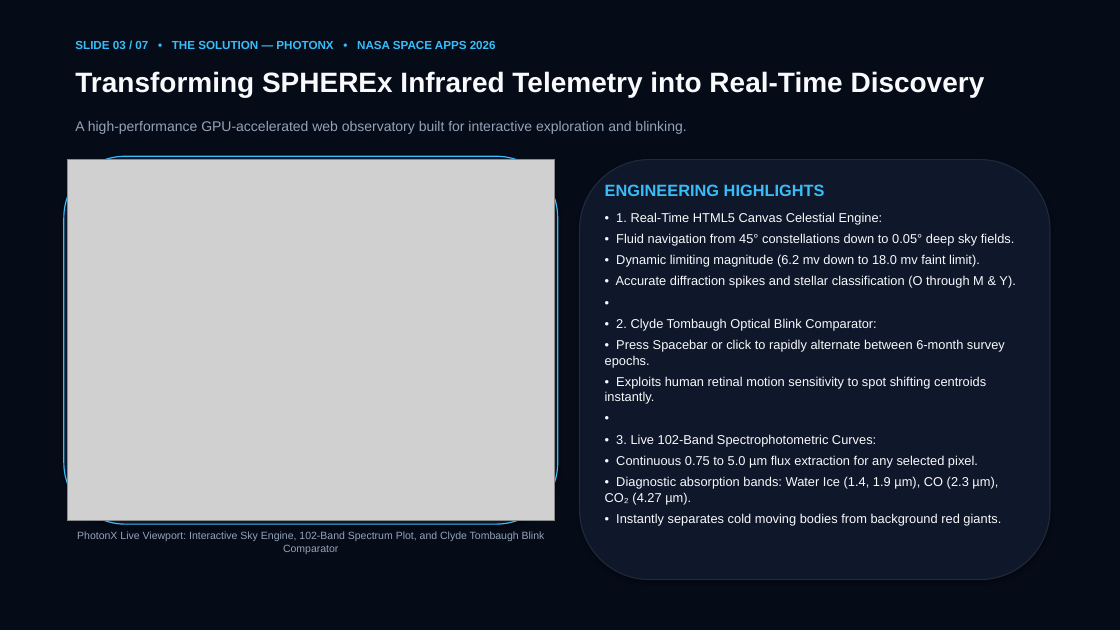
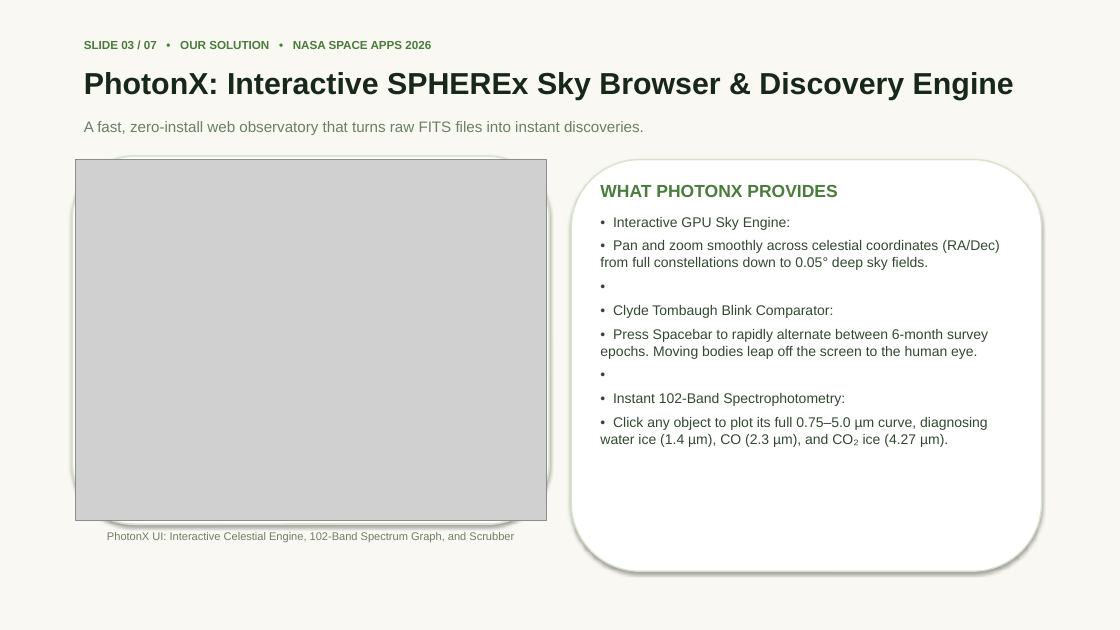
Before and after one commit to Mazonia/photonx, a slide deck: slide 3 of PhotonX_Official_Presentation.pptx. Drawn at 1120x630 pixels with LibreOffice and Linux fonts; fonts in the diff are those of the drawing; grey boxes stand for pictures. Boxes give left, top, right and bottom in pixels: in the first picture for what was removed or moved away, otherwise in the second. Text is boxed around its words. In the diff, an @@ line names an element or a change of style, - is before the commit and + after.

```diff
--- a/PhotonX_Official_Presentation.pptx
+++ b/PhotonX_Official_Presentation.pptx
@@ rectangle at [0,0,1120,630]: fill #060B18 to #FAF8F2; outline #060B18 0.75 pt to #FAF8F2 0.75 pt @@
@@ text at [84,41,431,49]: text changed; text colour #38BDF8 to #4A7C3B @@
-SLIDE 03 / 07 • THE SOLUTION — PHOTONX • NASA SPACE APPS 2026
+SLIDE 03 / 07 • OUR SOLUTION • NASA SPACE APPS 2026
@@ text at [84,72,1014,101]: text changed; size 24 to 26 pt; text colour #F8FAFC to #182818 @@
-Transforming SPHEREx Infrared Telemetry into Real-Time Discovery
+PhotonX: Interactive SPHEREx Sky Browser & Discovery Engine
@@ text at [84,121,644,135]: text changed; size 12 to 13 pt; text colour #94A3B8 to #6C8066 @@
-A high-performance GPU-accelerated web observatory built for interactive exploration and blinking.
+A fast, zero-install web observatory that turns raw FITS files into instant discoveries.
@@ rounded rectangle: place and size @@
-rounded rectangle at [64,156,558,524]
+rounded rectangle at [72,156,549,524]
@@ rounded rectangle at [72,156,549,524]: fill #0F172A to #FFFFFF; outline #38BDF8 1 pt to #D9E4CE 1.5 pt @@
@@ picture: place and size @@
-picture at [67,160,555,521]
+picture at [76,160,546,521]
@@ rounded rectangle: place and size @@
-rounded rectangle at [580,160,1050,580]
+rounded rectangle at [571,160,1042,571]
@@ rounded rectangle at [571,160,1042,571]: fill #0F172A to #FFFFFF; outline #1E293B 1 pt to #D9E4CE 1.2 pt @@
@@ text "WHAT PHOTONX PROVIDES" at [600,185,999,447]: size 11 to 12 pt, text colour #F8FAFC to #344832 in "•", "•"; more space between paragraphs @@
@@ text at [600,185,999,270]: text changed; size 11 to 12 pt; text colour #F8FAFC to #344832 @@
-ENGINEERING HIGHLIGHTS
-• 1. Real-Time HTML5 Canvas Celestial Engine:
-• Fluid navigation from 45° constellations down to 0.05° deep sky fields.
-• Dynamic limiting magnitude (6.2 mv down to 18.0 mv faint limit).
-• Accurate diffraction spikes and stellar classification (O through M & Y).
+WHAT PHOTONX PROVIDES
+• Interactive GPU Sky Engine:
+• Pan and zoom smoothly across celestial coordinates (RA/Dec) from full constellations down to 0.05° deep sky fields.
@@ text at [600,305,988,359]: text changed; size 11 to 12 pt; text colour #F8FAFC to #344832 @@
-• 2. Clyde Tombaugh Optical Blink Comparator:
-• Press Spacebar or click to rapidly alternate between 6-month survey epochs.
-• Exploits human retinal motion sensitivity to spot shifting centroids instantly.
+• Clyde Tombaugh Blink Comparator:
+• Press Spacebar to rapidly alternate between 6-month survey epochs. Moving bodies leap off the screen to the human eye.
@@ text at [600,393,988,447]: text changed; size 11 to 12 pt; text colour #F8FAFC to #344832 @@
-• 3. Live 102-Band Spectrophotometric Curves:
-• Continuous 0.75 to 5.0 µm flux extraction for any selected pixel.
-• Diagnostic absorption bands: Water Ice (1.4, 1.9 µm), CO (2.3 µm), CO₂ (4.27 µm).
-• Instantly separates cold moving bodies from background red giants.
+• Instant 102-Band Spectrophotometry:
+• Click any object to plot its full 0.75–5.0 µm curve, diagnosing water ice (1.4 µm), CO (2.3 µm), and CO₂ ice (4.27 µm).
@@ text at [107,532,514,542]: text changed; size 9 to 9.5 pt; text colour #94A3B8 to #6C8066 @@
-PhotonX Live Viewport: Interactive Sky Engine, 102-Band Spectrum Plot, and Clyde Tombaugh Blink Comparator
+PhotonX UI: Interactive Celestial Engine, 102-Band Spectrum Graph, and Scrubber
```
Also in this commit, not shown: 5 other slides changed, 1 slide added, 1 slide removed, 4 other files.
